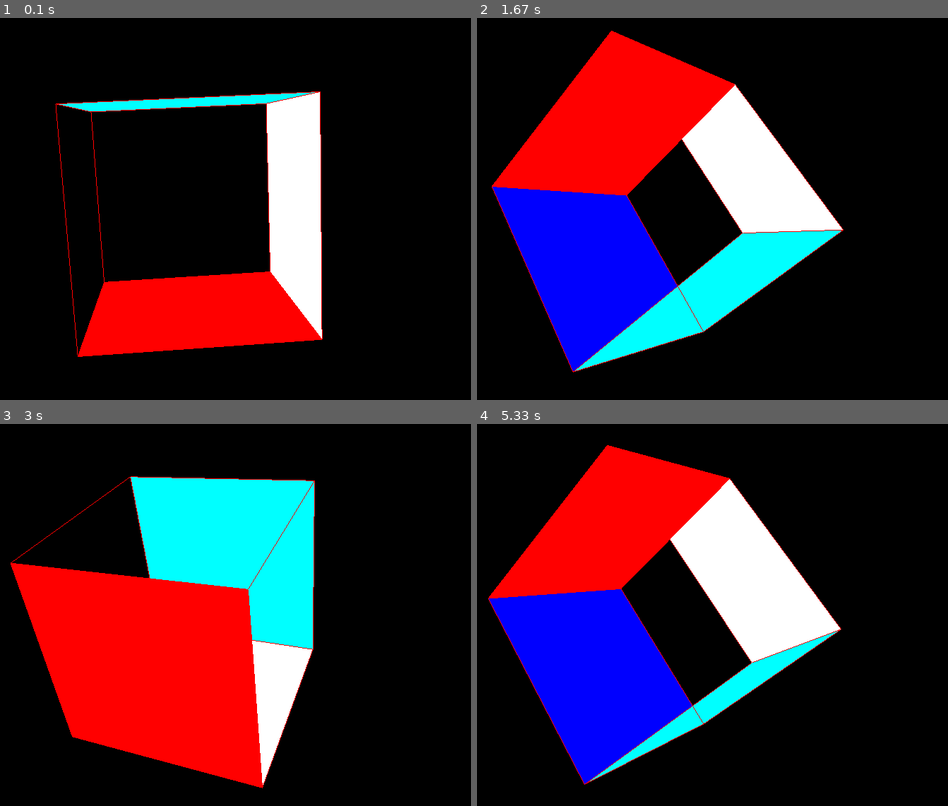
Above: before the commit, frames 1-4 (two rows, left to right).
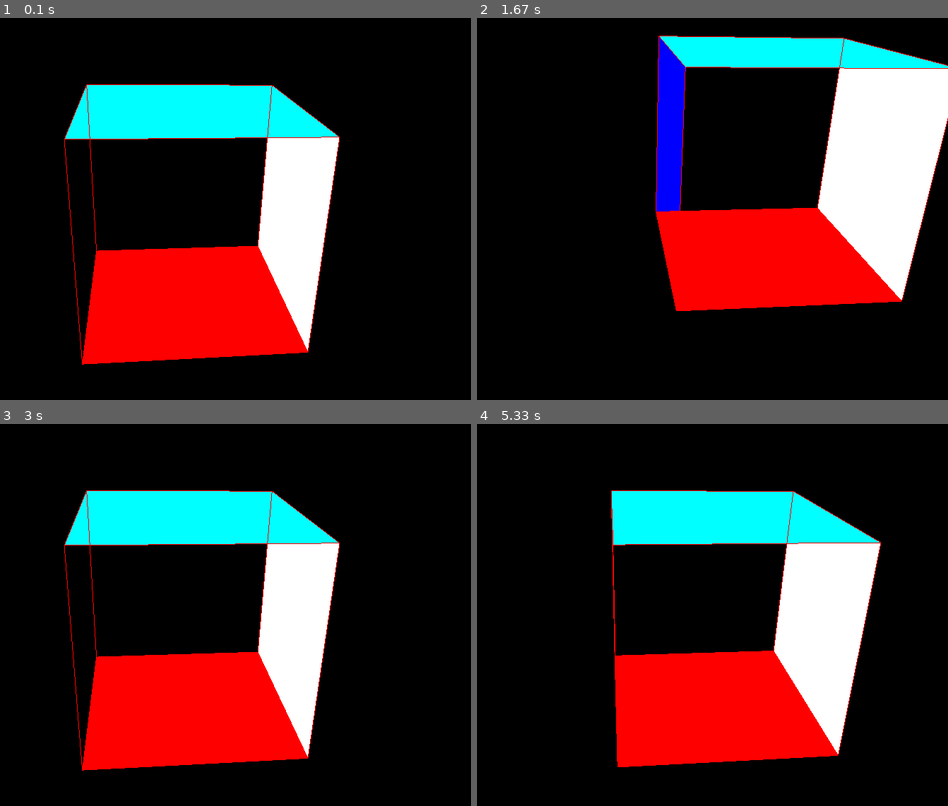
Above: after the commit, the same moments.

Repository: NunoDuarte/python_projects
Game: pygame game, started from cubeOpenGL.py
Two runs of this game, one before a commit and one after it. Both use one fixed random seed, a clock stepped at 60 frames per second and the inputs below.
Inputs (mouse positions are in pixels of both pictures, inside the frame that each line leads up to):
- Up to frame 1 (0.1 s): no input
- Up to frame 2 (1.67 s): hold Right 0.33-0.8 s; click (646, 228) at 0.88 s; hold Up 1.17-1.47 s; hold Right from 1.5 s (still down)
- Up to frame 3 (3 s): release Right at 1.97 s; hold Left 2-2.53 s; hold Down 2.57-2.87 s; hold Left from 2.9 s (still down)
- Up to frame 4 (5.33 s): release Left at 3.3 s; hold Up 3.33-3.7 s; hold Right 3.73-4.37 s; hold Down 4.4-4.77 s; hold Left 4.8-5.27 s; hold Right from 5.3 s (still down)

The runs differ from the first frame. In frame 1, 13% of the frame differs, in the area x 11-73%, y 17-91%; in frame 2, 56%, in the area x 3-100%, y 3-93%; in frame 3, 26%; in frame 4, 46%.

Commit message:
moving our cube with the keys and the mouse scroll to zoom in and out

Diff:
--- a/cubeOpenGL.py
+++ b/cubeOpenGL.py
@@ -85,6 +85,9 @@
     pygame.display.set_mode(display, DOUBLEBUF|OPENGL)
 
     # 45 degree field of view
+    # For how long do we want to show the cube? show your limits of the clipping plane
+    # 0.1 is the closest clipping plane (0.1 units out of our view)
+    # 50 is the furthest clipping plane (50 units out of our view)
     gluPerspective(45, (display[0]/display[1]), 0.1, 50.0)
 
     # -5 is the zoom at which we are looking at (0 -  would mean that we would be viewing right in your face)
@@ -93,19 +96,40 @@
     glTranslatef(0.0, 0.0, -5) # relation to our object
 
     # rotate the cube (x,y,z, theta)
-    glRotate(0, 0, 0, 0)
+    glRotate(25, 4, 1, 0)
 
     while True:
         for event in pygame.event.get():
             if event.type == pygame.QUIT:
                 pygame.quit()
                 quit()
+
+            if event.type == pygame.KEYDOWN:
+                if event.key == pygame.K_LEFT:
+                    glTranslatef(-0.5, 0, 0)
+                if event.key == pygame.K_RIGHT:
+                    glTranslatef(0.5, 0, 0)
+                if event.key == pygame.K_UP:
+                    glTranslatef(0, 0.5, 0)
+                if event.key == pygame.K_DOWN:
+                    glTranslatef(0, -0.5, 0)
+
+            # mouse wheel
+            if event.type == pygame.MOUSEBUTTONDOWN:
+                # the wheel is moving upwards (but this zooms in)
+                if event.button == 4:
+                    glTranslatef(0, 0, 0.5)
+                # the wheel is moving downwards (but this zooms out)
+                if event.button == 5:
+                    glTranslatef(0, 0, -0.5)
+                    # however there is a limit to how much you can move out. this is called the clipping plane
+
         # to rotate the cube
         # 1 degree
         # x = 3
         # y = 1
         # z = 1
-        glRotate(1, 3, 1, 1)
+        #glRotate(1, 3, 1, 1)
 
         # you need to clear between each frame (just like in pygame)
         # we are telling openGL what exactly we want to clear
